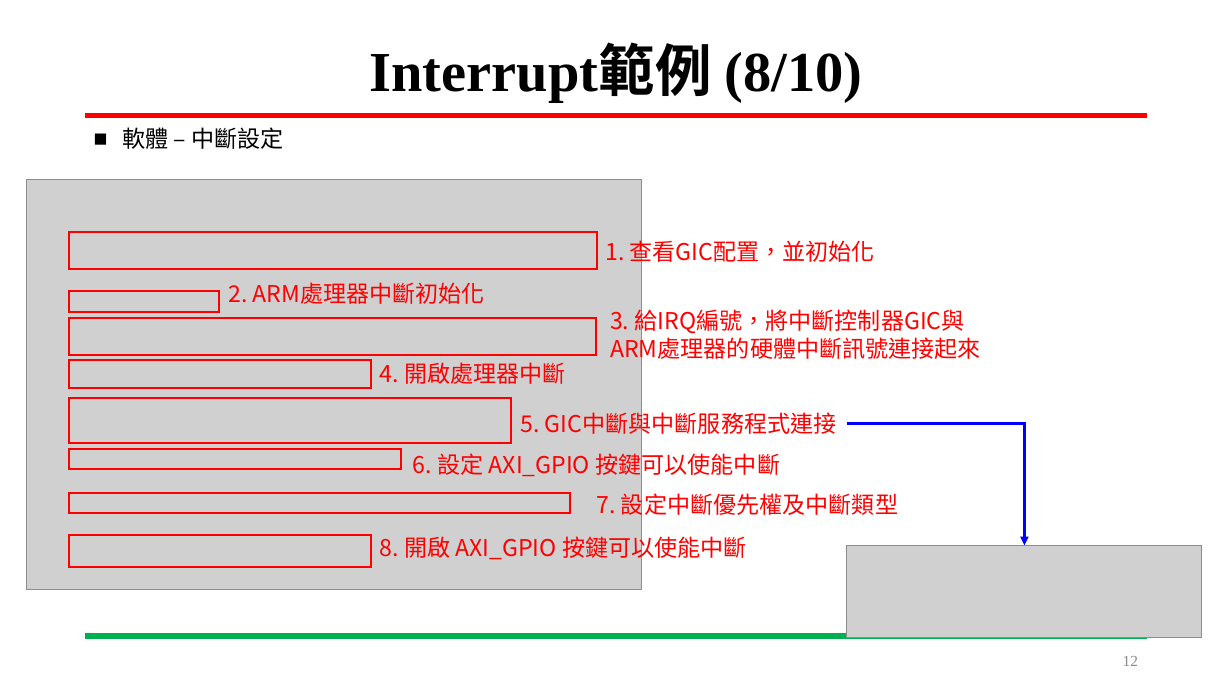
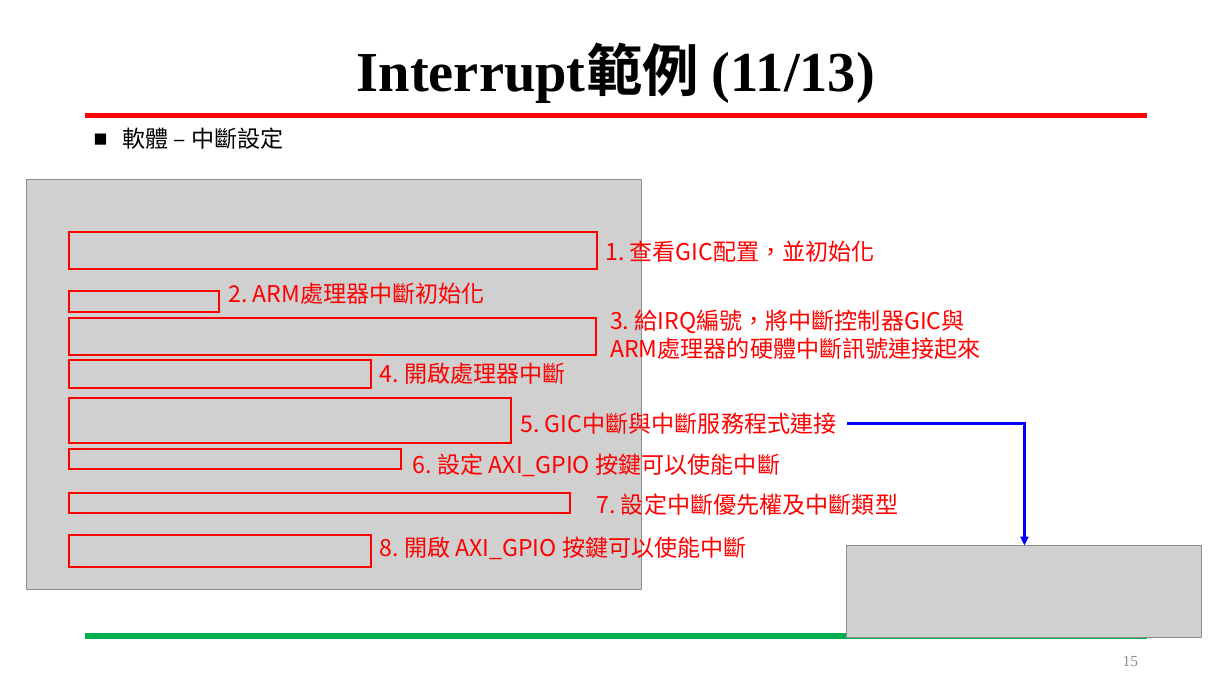
Before and after one commit to LIAO-YANXIANG/SYSTEM-ON-CHIP-DESIGN, a slide deck: slide 15 of DevelopmentLog/Pingpong.pptx (slide 12 before the commit). Drawn at 1232x693 pixels with LibreOffice and Linux fonts; fonts in the diff are those of the drawing; grey boxes stand for pictures. Boxes give left, top, right and bottom in pixels: in the first picture for what was removed or moved away, otherwise in the second. Text is boxed around its words. In the diff, an @@ line names an element or a change of style, - is before the commit and + after.

```diff
--- a/DevelopmentLog/Pingpong.pptx
+++ b/DevelopmentLog/Pingpong.pptx
@@ title at [357, 47, 875, 102]: text changed @@
-Interrupt範例 (8/10)
+Interrupt範例 (11/13)
@@ page number at [1123, 656, 1138, 666]: text changed @@
-12
+15
```
Also in this commit, not shown: 9 other slides changed, 4 slides added.
